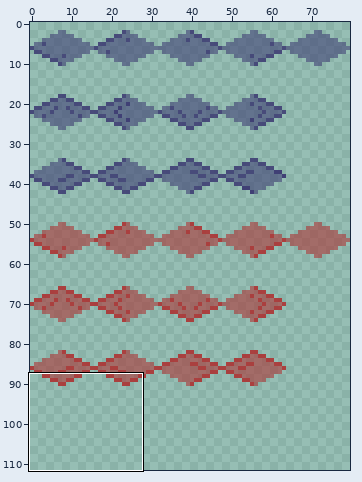
File history of a pixel-art file, Assets/Sprites/AttackRange.aseprite. Above: a wide view before the commit, with the close-up outlined.
Close-up. Earlier state:
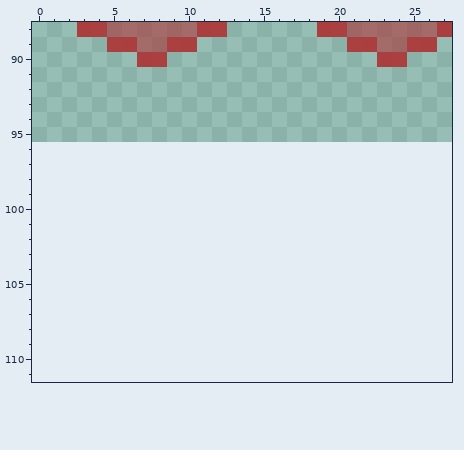
80x96 pixels, 1 frame. Colours within 5 levels of each other are drawn and written as one. Shown: x 0..27, y 88..111. The old version is drawn lined up with the new one, on the new canvas.
The same view after the edit:
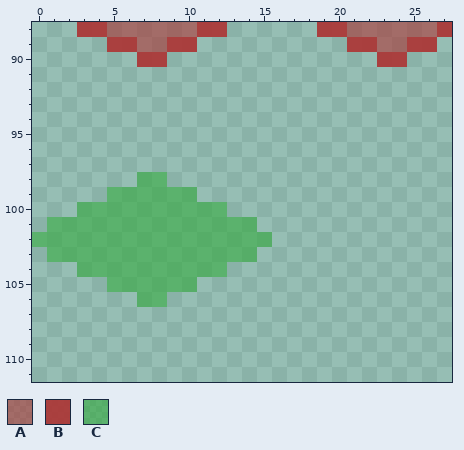
Palette (. is transparent): A #ac323296  B #ac3232e6  C #32a93c96
Change:
canvas 80x96 -> 80x112
@@ x 0..17 @@
  97 ..................
- 98 ..................
- 99 ..................
-100 ..................
-101 ..................
-102 ..................
-103 ..................
-104 ..................
-105 ..................
-106 ..................
+ 98 .......CC.........
+ 99 .....CCCCCC.......
+100 ...CCCCCCCCCC.....
+101 .CCCCCCCCCCCCCC...
+102 CCCCCCCCCCCCCCCC..
+103 .CCCCCCCCCCCCCC...
+104 ...CCCCCCCCCC.....
+105 .....CCCCCC.......
+106 .......CC.........
 107 ..................
Changed places in both close-ups, as pixel boxes (x1, y1, x2, y2):
added: (32, 172, 272, 307)
